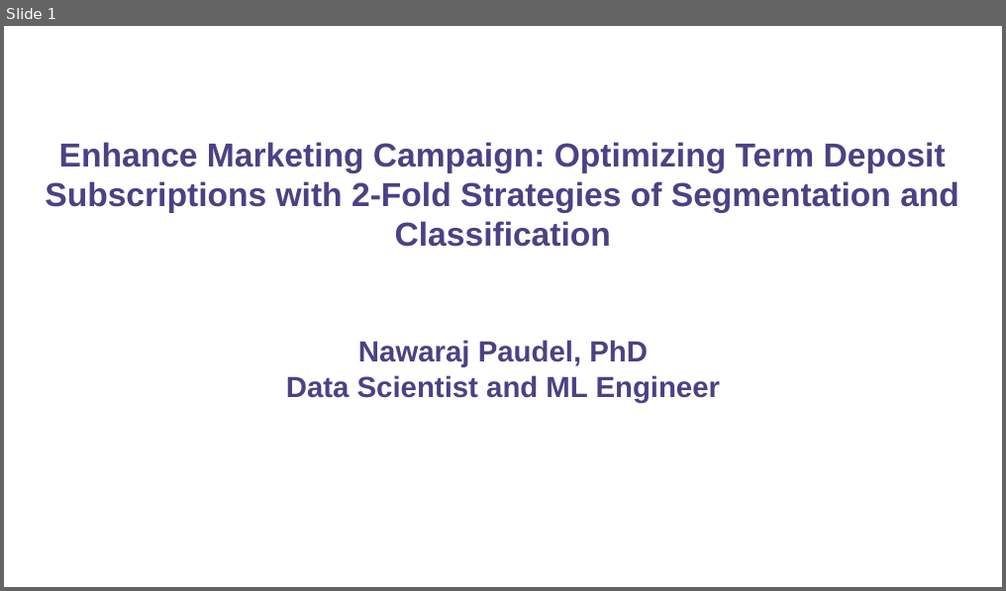
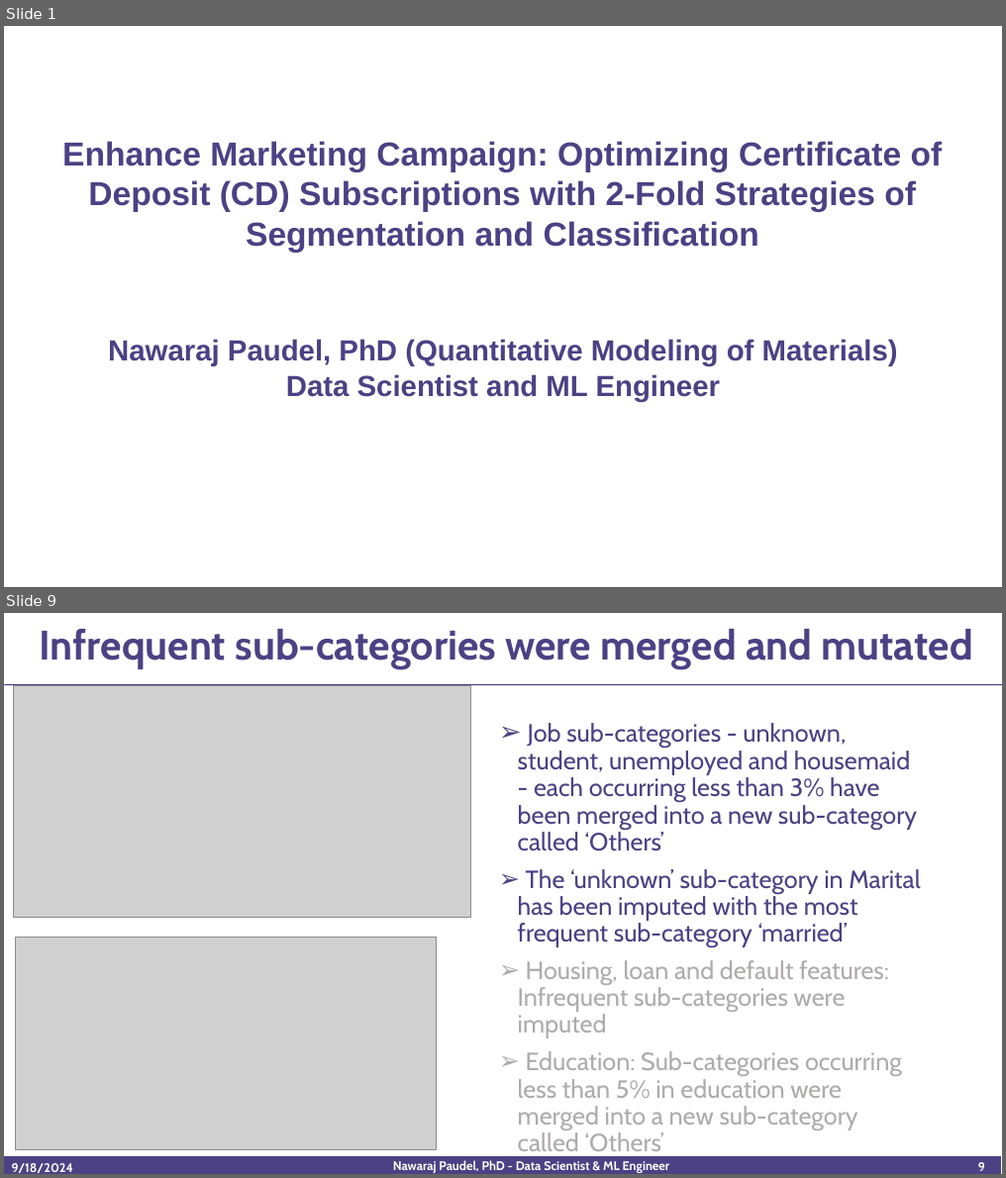
Before and after one commit to newking9088/marketing_campaign_customer_segmentation_classification, a slide deck: Executive Summary Powerpoint/bank_marketing_campaign_customer-segmentation_classification.pptx. Shown one above the other, each under a label of ours: slide 1 before the commit, slides 1 and 9 after it; the slides between them are not shown. The pictures are 1006x591 and 1006x1178 pixels, drawn with LibreOffice and Linux fonts; fonts in the diff are those of the drawing; grey boxes stand for pictures. Boxes give left, top, right and bottom in pixels: in the first picture for what was removed or moved away, otherwise in the second. Text is boxed around its words. In the diff, an @@ line names an element or a change of style, - is before the commit and + after.

```diff
--- a/Executive Summary Powerpoint/bank_marketing_campaign_customer-segmentation_classification.pptx
+++ b/Executive Summary Powerpoint/bank_marketing_campaign_customer-segmentation_classification.pptx
@@ slide 9 added at (4,613,1002,1174), background #FFFFFF @@
@@ title added at (40,629,973,670), 39.6 pt, text #4C4184, bold @@
+Infrequent sub-categories were merged and mutated
@@ rectangle added at (5,684,1002,685), fill #4C4184 @@
@@ picture added at (13,685,470,917) @@
@@ text added at (518,723,920,1131), 24.1 pt, text #4B4184 @@
+➢ Job sub-categories - unknown, student, unemployed and housemaid - each occurring less than 3% have been merged into a new sub-category called ‘Others’
+➢ The ‘unknown’ sub-category in Marital has been imputed with the most frequent sub-category ‘married’
+➢ Housing, loan and default features: Infrequent sub-categories were imputed
+➢ Education: Sub-categories occurring less than 5% in education were merged into a new sub-category called ‘Others’
@@ picture added at (15,938,436,1152) @@
@@ rectangle added at (4,1157,1002,1174), fill #4C4184, outline #FFFFFF 1 pt @@
@@ text added at (12,1163,73,1173), 12 pt, text #FFFFFF, bold @@
+9/18/2024
@@ text added at (393,1160,670,1173), 12 pt, text #FFFFFF, bold @@
+Nawaraj Paudel, PhD - Data Scientist & ML Engineer
@@ page number added at (978,1162,985,1171), 12 pt, text #FFFFFF, bold @@
+9
@@ slide 1 changed as well @@
@@ text "Enhance Marketing Campaign: Optimizing Certificate ...": place and size @@
-text "Enhance Marketing Campaign: Optimizing Certificate ..." at (45,142,959,402)
+text "Enhance Marketing Campaign: Optimizing Certificate ..." at (62,141,943,402)
@@ text at (62,141,943,367): text changed @@
-Enhance Marketing Campaign: Optimizing Term Deposit Subscriptions with 2-Fold Strategies of Segmentation and Classification
-Nawaraj Paudel, PhD
+Enhance Marketing Campaign: Optimizing Certificate of Deposit (CD) Subscriptions with 2-Fold Strategies of Segmentation and Classification
+Nawaraj Paudel, PhD (Quantitative Modeling of Materials)
```
Also in this commit, not shown: 1 other slide changed, 17 other slides added.
